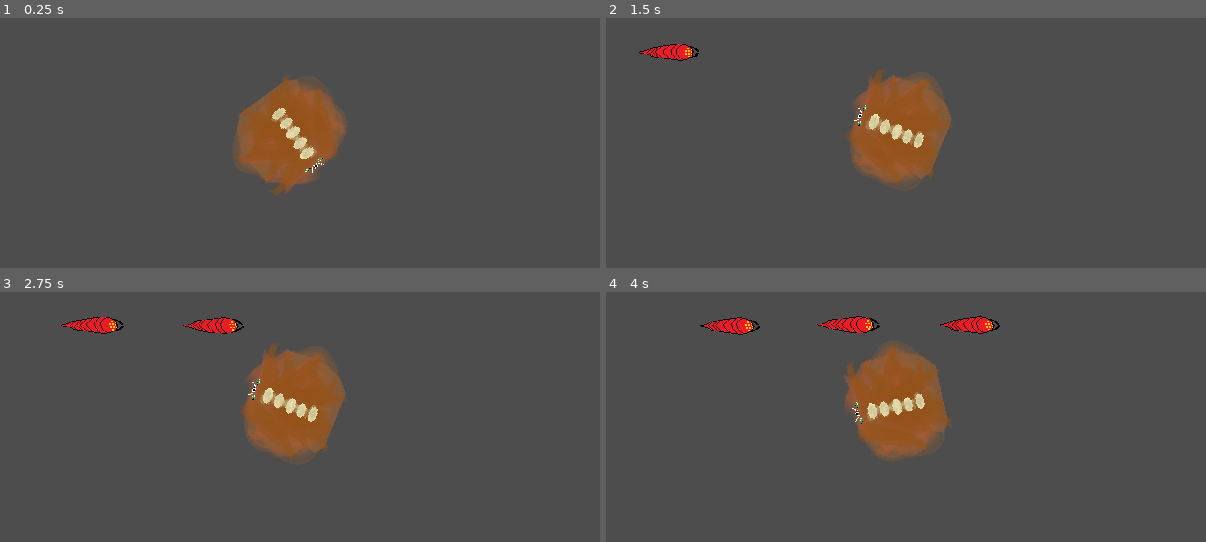
Above: before the commit, frames 1-4 (two rows, left to right).
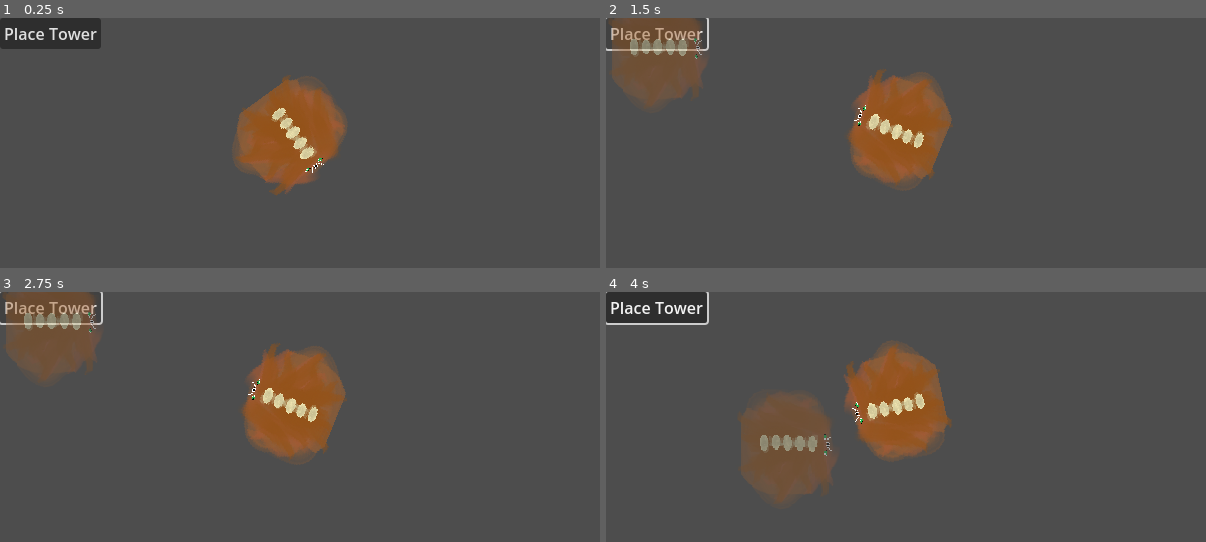
Above: after the commit, the same moments.

Repository: Moonlock/jameGam
Game: Godot game, scene res://thing_jam.tscn
Same seed, same stepped clock (60 frames per second), same inputs: the game is played once before the commit and once after it.
Inputs (mouse positions are in pixels of both pictures, inside the frame that each line leads up to):
- Up to frame 1 (0.25 s): no input
- Up to frame 2 (1.5 s): click (654, 33) at 0.5 s, where only the run after the commit has a clickable "Place Tower"; click (654, 33) at 1.25 s, where only the run after the commit has a clickable "Place Tower"
- Up to frame 3 (2.75 s): click (48, 307) at 2 s, where only the run after the commit has a clickable "Place Tower"
- Up to frame 4 (4 s): tap Enter (ui_accept) at 2.75, 3.6, 3.77 s; move the mouse to (1038, 404) at 2.77 s; hold Enter (ui_accept) 2.78-3.53 s; move the mouse to (786, 429) at 3.52 s

The runs differ from the first frame. In frame 1, 2.0% of the frame differs, in the area x 0-17%, y 0-13%; in frame 2, 4.4%; in frame 3, 5.1%; in frame 4, 8.7%, in the area x 0-66%, y 0-84%.
Error after the commit: Invalid access to property or key 'position' on a base object of type 'InputEventKey'. (res://Towers/place_tower_button.gd:28)

Commit message:
can place towers now

Diff:
--- /dev/null
+++ b/Towers/place_tower_button.gd
@@ -0,0 +1,32 @@
+extends Button
+
+const SPEED = 500
+
+# preload tower scene
+@onready var tower_scene = preload("res://Towers/monster_tower.tscn")
+@onready var tower_image = $TowerImage
+var tower_in_hand = false
+
+func _process(delta):
+	if tower_in_hand:
+		var mouse_position = get_viewport().get_mouse_position()
+		tower_image.global_position = mouse_position
+
+func _on_pressed() -> void:
+	# spawn transparent sprite of tower image that follows mouse
+	if tower_in_hand:
+		pass
+	else:
+		tower_in_hand = true
+		tower_image.show()
+
+func _unhandled_input(event: InputEvent) -> void:
+	# if tower in hand and left click, place tower at mouse location
+	if event.is_action_pressed("ui_accept") and tower_in_hand:
+		# place tower at clicked position
+		var new_tower = tower_scene.instantiate()
+		new_tower.position = event.position
+		get_parent().add_child(new_tower)
+		tower_image.hide()
+		tower_in_hand = false
+		print("Place Tower!")
--- /dev/null
+++ b/Towers/place_tower_button.tscn
@@ -0,0 +1,15 @@
+[gd_scene load_steps=3 format=3 uid="uid://bo3ewv2iadgxw"]
+
+[ext_resource type="Script" uid="uid://bu8mq4tddlrvx" path="res://Towers/place_tower_button.gd" id="1_s4vuj"]
+[ext_resource type="Texture2D" uid="uid://bqcboiu41d7vu" path="res://monsterTop.png" id="2_e7813"]
+
+[node name="PlaceTowerButton" type="Button"]
+text = "Place Tower"
+script = ExtResource("1_s4vuj")
+
+[node name="TowerImage" type="Sprite2D" parent="."]
+visible = false
+modulate = Color(1, 1, 1, 0.482353)
+texture = ExtResource("2_e7813")
+
+[connection signal="pressed" from="." to="." method="_on_pressed"]
--- a/project.godot
+++ b/project.godot
@@ -20,6 +20,16 @@
 window/size/viewport_width=600
 window/size/viewport_height=250
 
+[input]
+
+ui_accept={
+"deadzone": 0.5,
+"events": [Object(InputEventKey,"resource_local_to_scene":false,"resource_name":"","device":0,"window_id":0,"alt_pressed":false,"shift_pressed":false,"ctrl_pressed":false,"meta_pressed":false,"pressed":false,"keycode":4194309,"physical_keycode":0,"key_label":0,"unicode":0,"location":0,"echo":false,"script":null)
+, Object(InputEventKey,"resource_local_to_scene":false,"resource_name":"","device":0,"window_id":0,"alt_pressed":false,"shift_pressed":false,"ctrl_pressed":false,"meta_pressed":false,"pressed":false,"keycode":4194310,"physical_keycode":0,"key_label":0,"unicode":0,"location":0,"echo":false,"script":null)
+, Object(InputEventMouseButton,"resource_local_to_scene":false,"resource_name":"","device":-1,"window_id":0,"alt_pressed":false,"shift_pressed":false,"ctrl_pressed":false,"meta_pressed":false,"button_mask":1,"position":Vector2(628, 12),"global_position":Vector2(647, 108),"factor":1.0,"button_index":1,"canceled":false,"pressed":true,"double_click":false,"script":null)
+]
+}
+
 [rendering]
 
 textures/canvas_textures/default_texture_filter=0
--- a/thing_jam.tscn
+++ b/thing_jam.tscn
@@ -3,6 +3,8 @@
 [ext_resource type="Script" uid="uid://buwvqlafeq20v" path="res://thing_jam.gd" id="1_udhia"]
 [ext_resource type="PackedScene" uid="uid://brpgntw6o4oyo" path="res://Towers/monster_tower.tscn" id="2_y3g1b"]
 [ext_resource type="Script" uid="uid://cjeefxfi8r8xj" path="res://timer.gd" id="3_udhia"]
+[ext_resource type="PackedScene" uid="uid://dnq5xscj2u3fk" path="res://path.tscn" id="3_owrrb"]
+[ext_resource type="PackedScene" uid="uid://bo3ewv2iadgxw" path="res://Towers/place_tower_button.tscn" id="3_udhia"]
 
 [node name="thingJam" type="Node2D"]
 script = ExtResource("1_udhia")
@@ -20,3 +22,4 @@
 
 [connection signal="timeout" from="Timer" to="Timer" method="_on_timer_timeout"]
 [connection signal="timeout" from="Timer/NextPhaseTimer" to="Timer" method="_on_next_phase_timer_timeout"]
+[node name="PlaceTowerButton" parent="." instance=ExtResource("3_udhia")]
Not shown, added: Towers/place_tower_button.gd.uid
Not shown, changed: .gitignore
